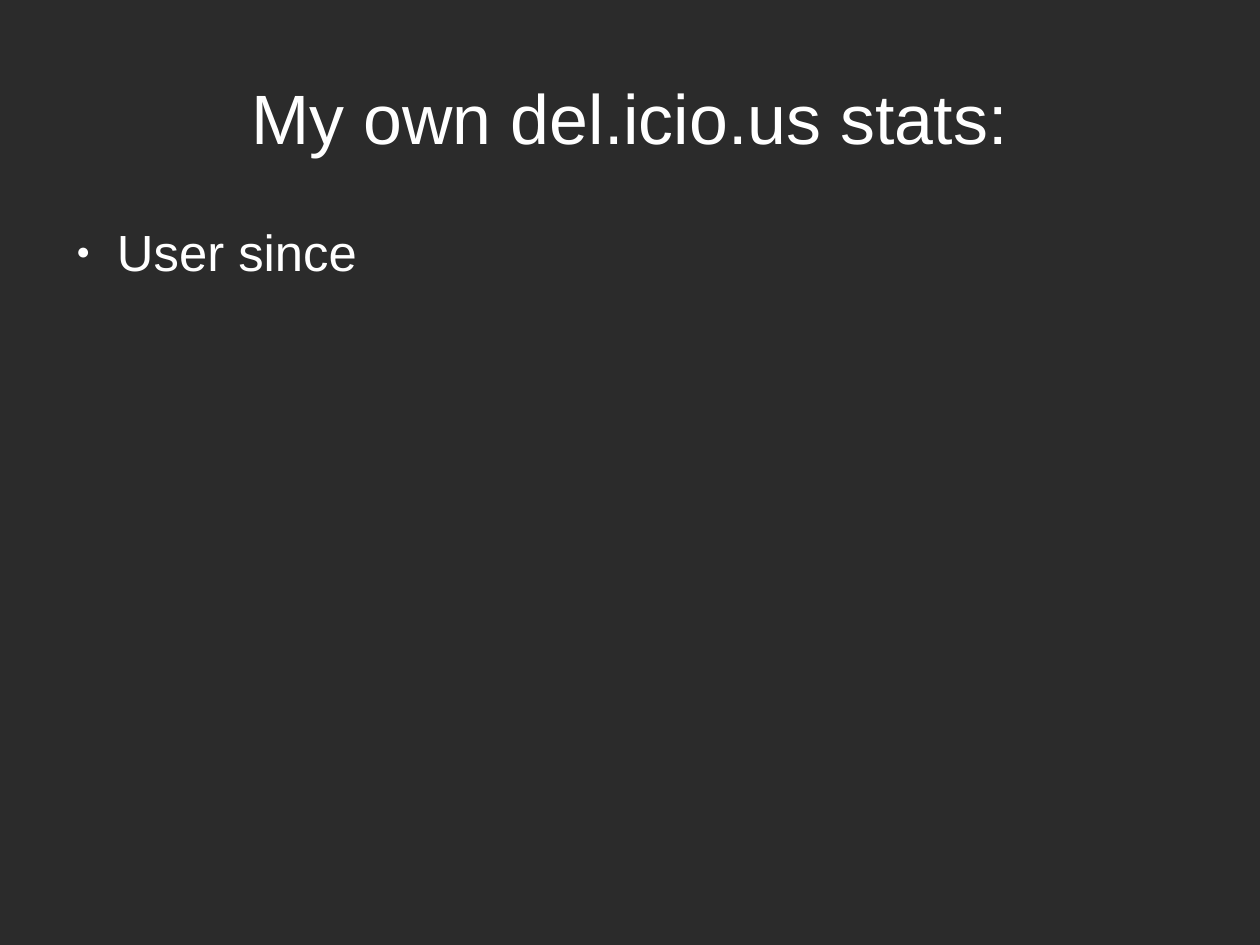
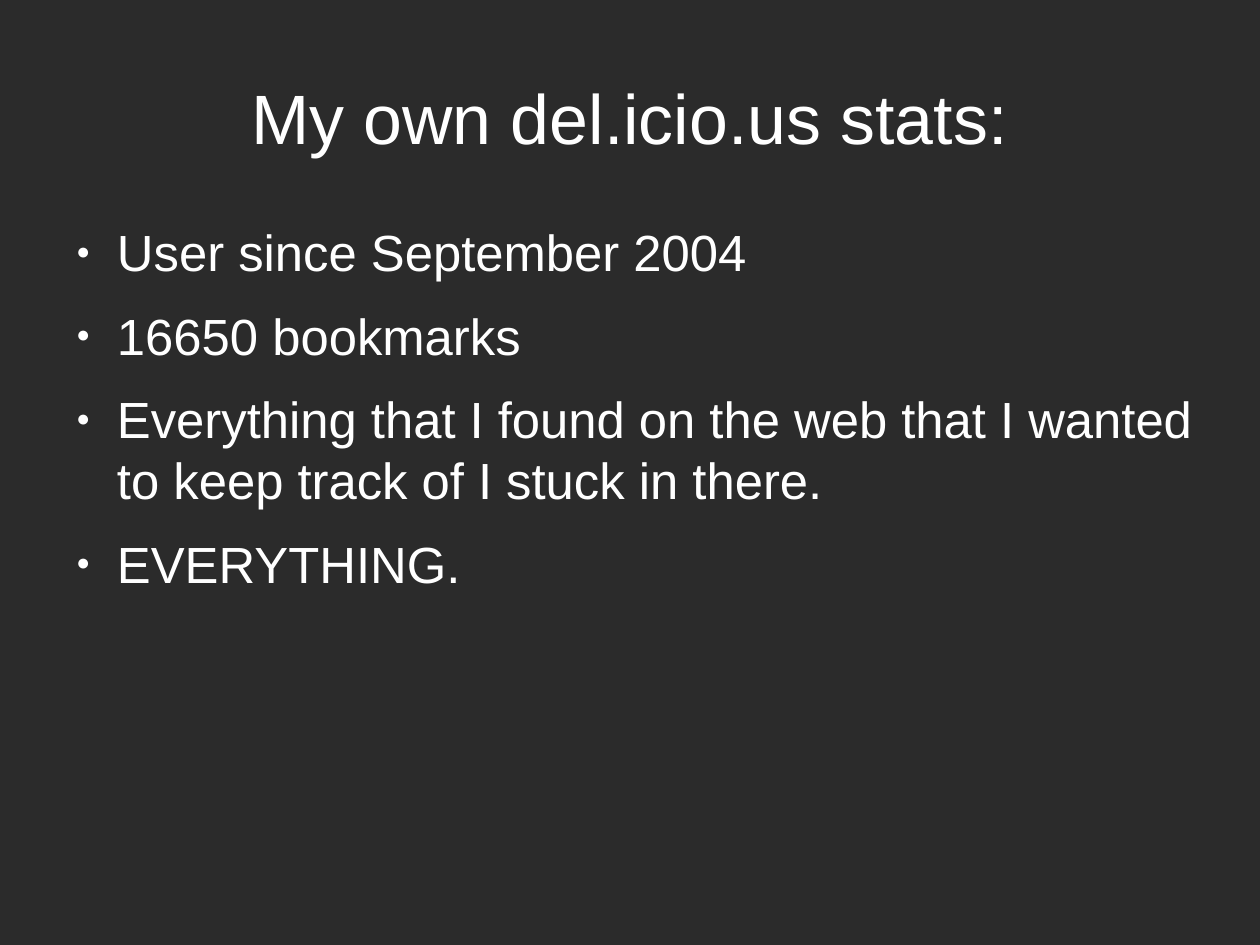
Before and after one commit to ruebot/SuperConference-2011---Cloud-computing, a slide deck: slide 16 of sc-2011-local-clouds.odp. Drawn at 1260x945 pixels with LibreOffice and Linux fonts; fonts in the diff are those of the drawing; background and template pictures are left out; a plain dark background stands for a picture behind light text. Boxes give left, top, right and bottom in pixels: in the first picture for what was removed or moved away, otherwise in the second. Text is boxed around its words. In the diff, an @@ line names an element or a change of style, - is before the commit and + after.

```diff
--- a/sc-2011-local-clouds.odp
+++ b/sc-2011-local-clouds.odp
@@ text at box(117, 234, 1192, 584): text changed @@
-● User since
+● User since September 2004
+● 16650 bookmarks
+● Everything that I found on the web that I wanted to keep track of I stuck in there.
+● EVERYTHING.
```
Also in this commit, not shown: 1 slide added.
